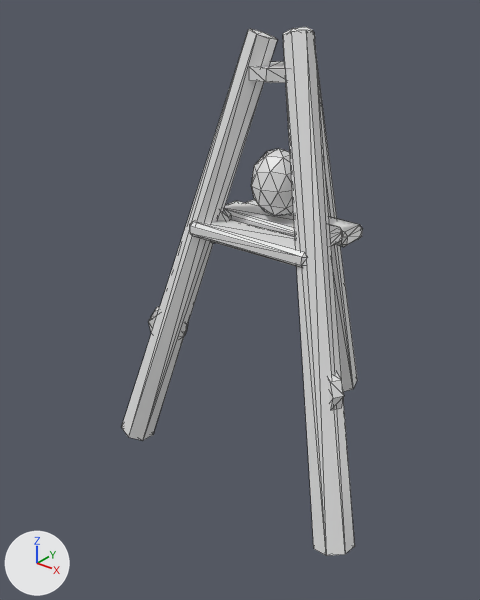
An edit to the OBJ model assets/variants/stow_perch_remodel2_b.obj, drawn before and after from the same camera.
Before and after are seen from a 50 mm camera at (1.177, -1.665, 1.507) aimed at (-0.129, -0.032, 0.494). Lighting does not change. The marker at lower left points along +X, +Y and +Z. The first picture is the older version. Mesh edges are drawn as thin lines. Where no turn or scale is listed for an object, it has been applied to the vertices.

The first picture shows 'stow_perch_remodel2_b'.
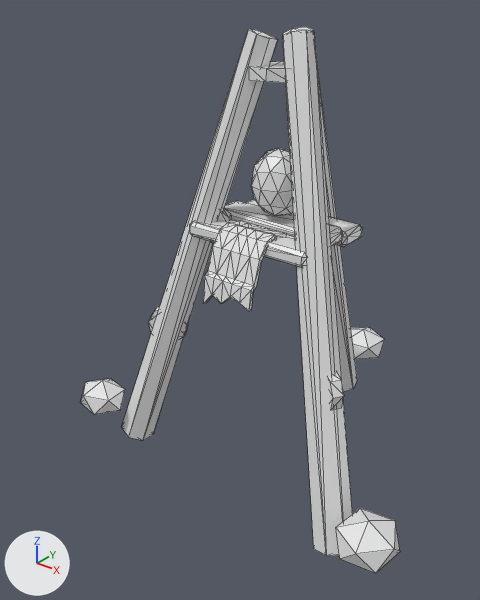
Where the change shows, as pixel boxes (x1, y1, x2, y2) in the pictures (480 x 600 px):
'stow_perch_remodel2_b', reshaped (32% wider): before (121, 27, 363, 555); after (80, 27, 400, 573)
part 1 of me_stow_perch_remodel2_b, added: after (203, 221, 286, 311)
part 2 of me_stow_perch_remodel2_b, added: after (351, 327, 385, 359)
part 3 of me_stow_perch_remodel2_b, added: after (80, 378, 125, 415)
part 4 of me_stow_perch_remodel2_b, added: after (336, 508, 400, 573)

The change, as a diff of the scene's bpy script:
```diff
--- a/assets/variants/stow_perch_remodel2_b.obj.py
+++ b/assets/variants/stow_perch_remodel2_b.obj.py
@@ mat_hide @@
+mat_hide = principled_material('hide')
+mat_hide.base_color = (0.8, 0.8, 0.8)  # white #e7e7e7
+mat_hide.roughness = 0.4
@@ mat_stone @@
+mat_stone = principled_material('stone')
+mat_stone.base_color = (0.8, 0.8, 0.8)  # white #e7e7e7
+mat_stone.roughness = 0.4
@@ me_stow_perch_remodel2_b @@
 # used by ob_stow_perch_remodel2_b; location = (0.0, 0.0, 0.0)
-me_stow_perch_remodel2_b.from_pydata(...)  # 282 vertices, 508 faces; spans x -0.528..0.505, y -0.347..0.598, z -0.104..1.377
+me_stow_perch_remodel2_b.from_pydata(...)  # 414 vertices, 756 faces; spans x -0.65..0.668, y -0.427..0.76, z -0.104..1.377
+# me_stow_perch_remodel2_b part 1: a new loose piece of 96 vertices spanning x -0.09..0.09, y -0.265..-0.08, z 0.58..0.817, in mat_hide (white #e7e7e7)
+# me_stow_perch_remodel2_b part 2
+# 12 vertices are added at x -0.095..0.091, y 0.575..0.76, z -0.012..0.128
+# 20 new faces join them, mat_stone (white #e7e7e7)
+# me_stow_perch_remodel2_b part 3
+# 12 vertices are added at x -0.65..-0.484, y -0.404..-0.246, z -0.005..0.134
+# 20 new faces join them, mat_stone (white #e7e7e7)
+# me_stow_perch_remodel2_b part 4
+# 12 vertices are added at x 0.49..0.668, y -0.427..-0.242, z -0.005..0.134
+# 20 new faces join them, mat_stone (white #e7e7e7)
 me_stow_perch_remodel2_b.materials.append(mat_wood)
@@ me_stow_perch_remodel2_b @@
 me_stow_perch_remodel2_b.materials.append(mat_core)
+me_stow_perch_remodel2_b.materials.append(mat_hide)  # white #e7e7e7
+me_stow_perch_remodel2_b.materials.append(mat_stone)  # white #e7e7e7
```
